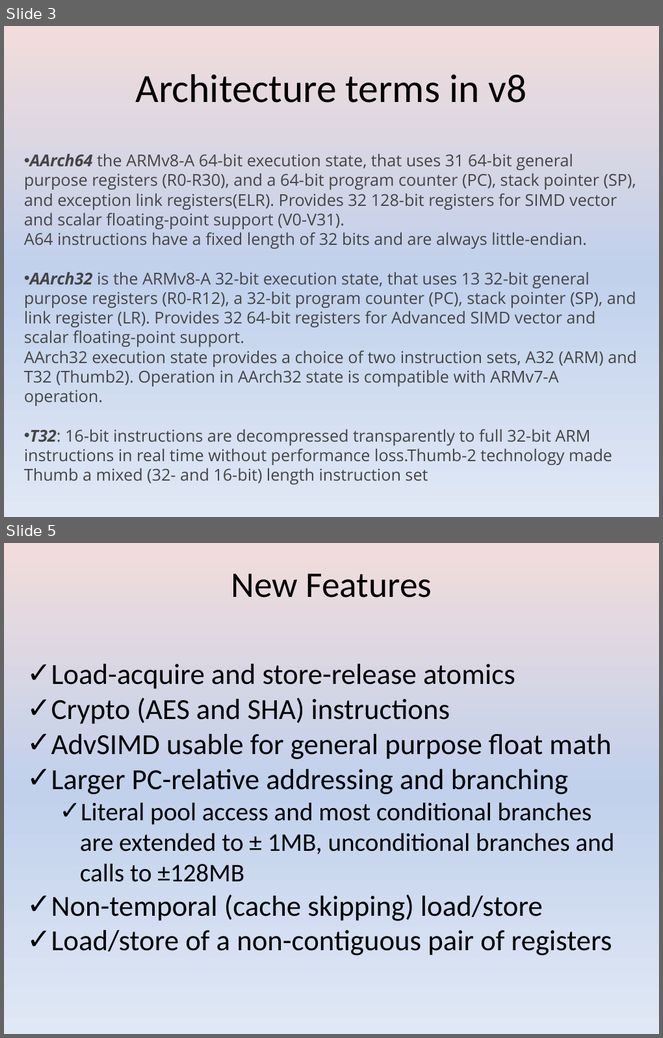
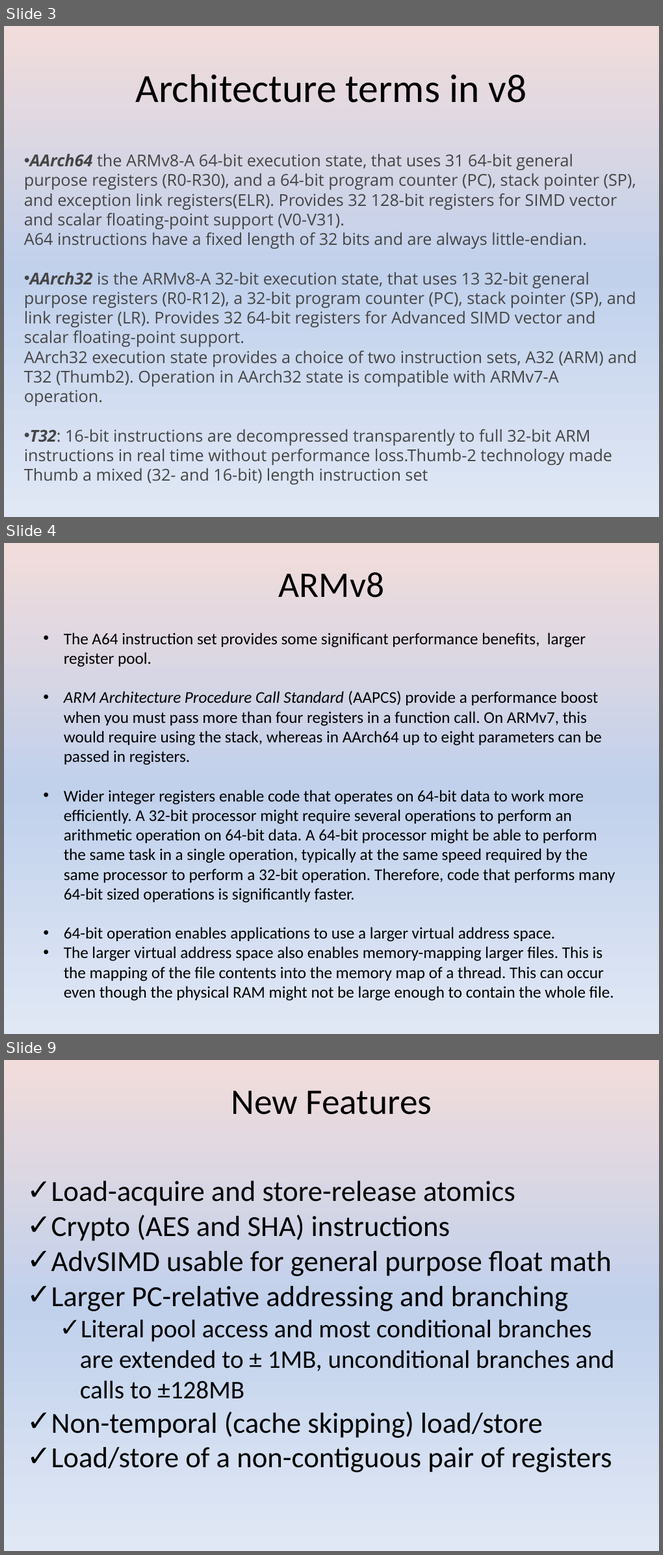
Before and after one commit to girishsukukumar/ARM-Architecture, a slide deck: 14.ARMV8Arch.pptx. Shown one above the other, each under a label of ours: slides 3 and 5 before the commit, slides 3, 4 and 9 after it; the slides between them are not shown. The pictures are 663x1038 and 663x1555 pixels, drawn with LibreOffice and Linux fonts; fonts in the diff are those of the drawing. Boxes give left, top, right and bottom in pixels: in the first picture for what was removed or moved away, otherwise in the second. Text is boxed around its words. In the diff, an @@ line names an element or a change of style, - is before the commit and + after.

```diff
--- a/14.ARMV8Arch.pptx
+++ b/14.ARMV8Arch.pptx
@@ slide 4 added at (4,543,659,1034), background gradient #F2DCDB to #C2D1ED to #E1E8F5 @@
@@ title added at (279,572,384,598), 39.6 pt, text #000000 @@
+ARMv8
@@ text added at (64,633,615,1001), 18 pt, text #000000 @@
+• The A64 instruction set provides some significant performance benefits, larger register pool.
+• ARM Architecture Procedure Call Standard (AAPCS) provide a performance boost when you must pass more than four registers in a function call. On ARMv7, this would require using the stack, whereas in AArch64 up to eight parameters can be passed in registers.
+• Wider integer registers enable code that operates on 64-bit data to work more efficiently. A 32-bit processor might require several operations to perform an arithmetic operation on 64-bit data. A 64-bit processor might be able to perform the same task in a single operation, typically at the same speed required by the same processor to perform a 32-bit operation. Therefore, code that performs many 64-bit sized operations is significantly faster.
+• 64-bit operation enables applications to use a larger virtual address space.
+• The larger virtual address space also enables memory-mapping larger files. This is the mapping of the file contents into the memory map of a thread. This can occur even though the physical RAM might not be large enough to contain the whole file.
@@ what was slide 5 is now slide 9 @@
```
Also in this commit, not shown: 7 slides changed, 37 other slides added.
